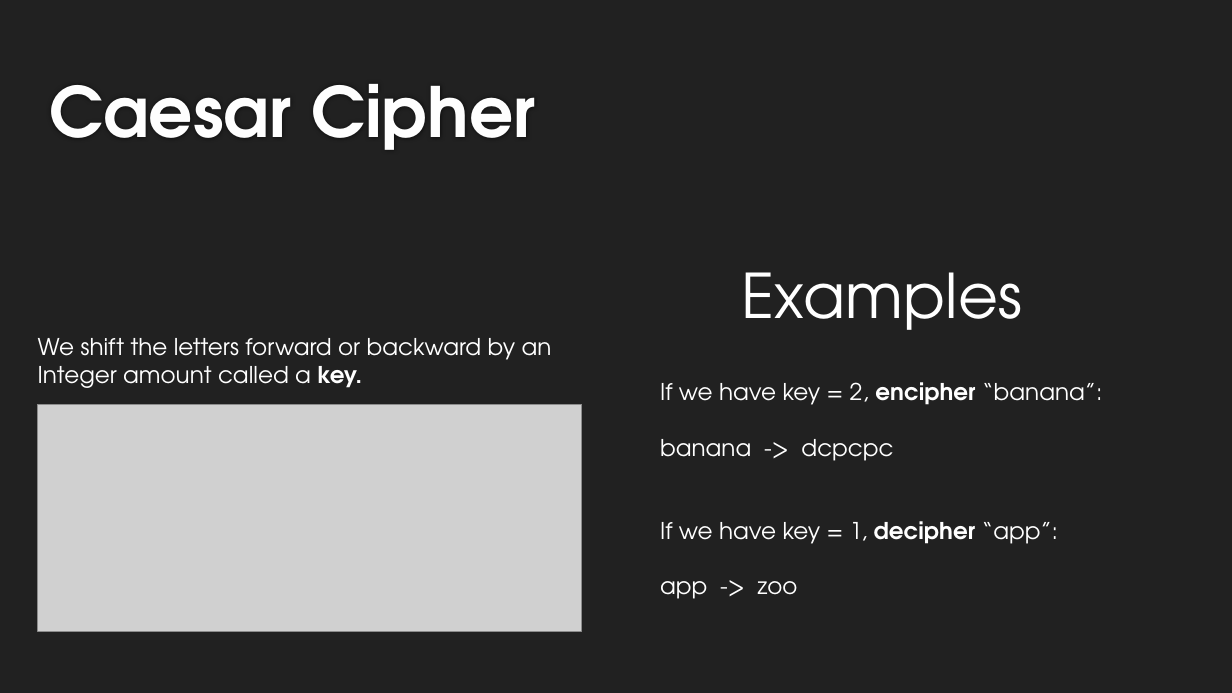
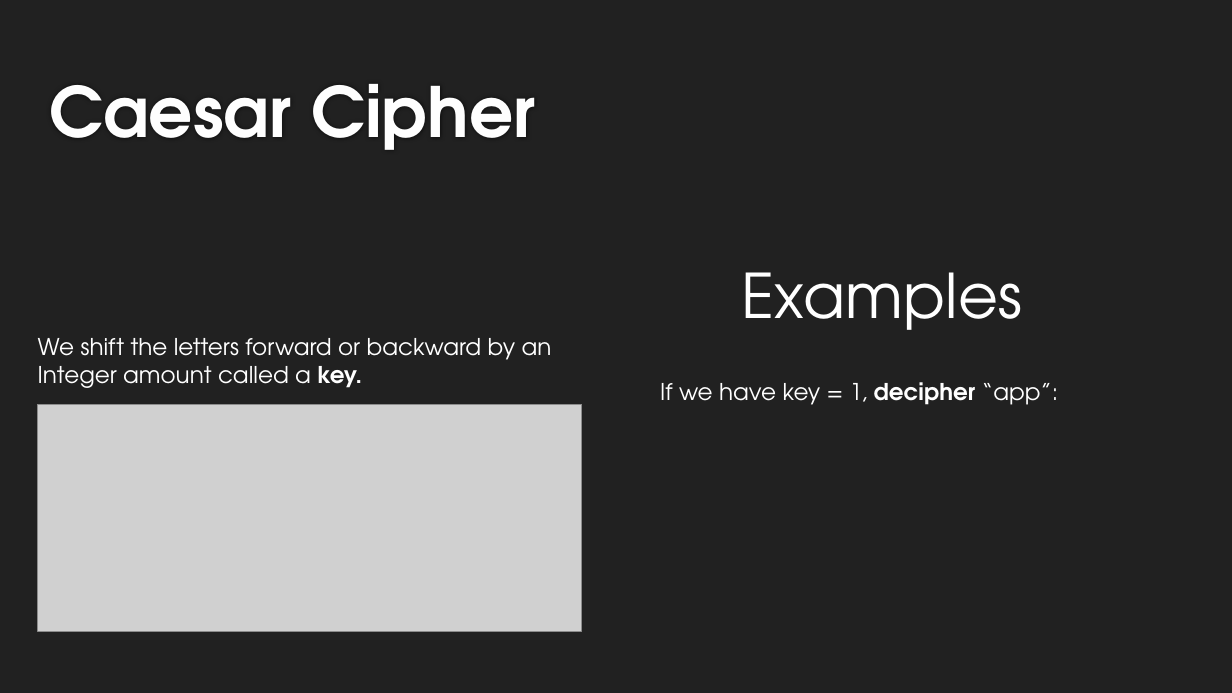
Before and after one commit to lexcass/UATeachLesson3, a slide deck: slide 12 of Lesson3.pptx (slide 7 before the commit). Drawn at 1232x693 pixels with LibreOffice and Linux fonts; fonts in the diff are those of the drawing; grey boxes stand for pictures; background and template pictures are left out. Boxes give left, top, right and bottom in pixels: in the first picture for what was removed or moved away, otherwise in the second. Text is boxed around its words. In the diff, an @@ line names an element or a change of style, - is before the commit and + after.

```diff
--- a/Lesson3.pptx
+++ b/Lesson3.pptx
@@ text "If we have key = ..." at (660,382,1058,405): text colour #FFFFFF to #F5F6F7 @@
@@ text at (660,382,1102,461): paragraphs removed @@
-If we have key = 2, encipher “banana”:
-banana -> dcpcpc
@@ text at (660,581,798,599): paragraph removed @@
-app -> zoo
```
Also in this commit, not shown: 8 other slides changed, 15 slides added.
